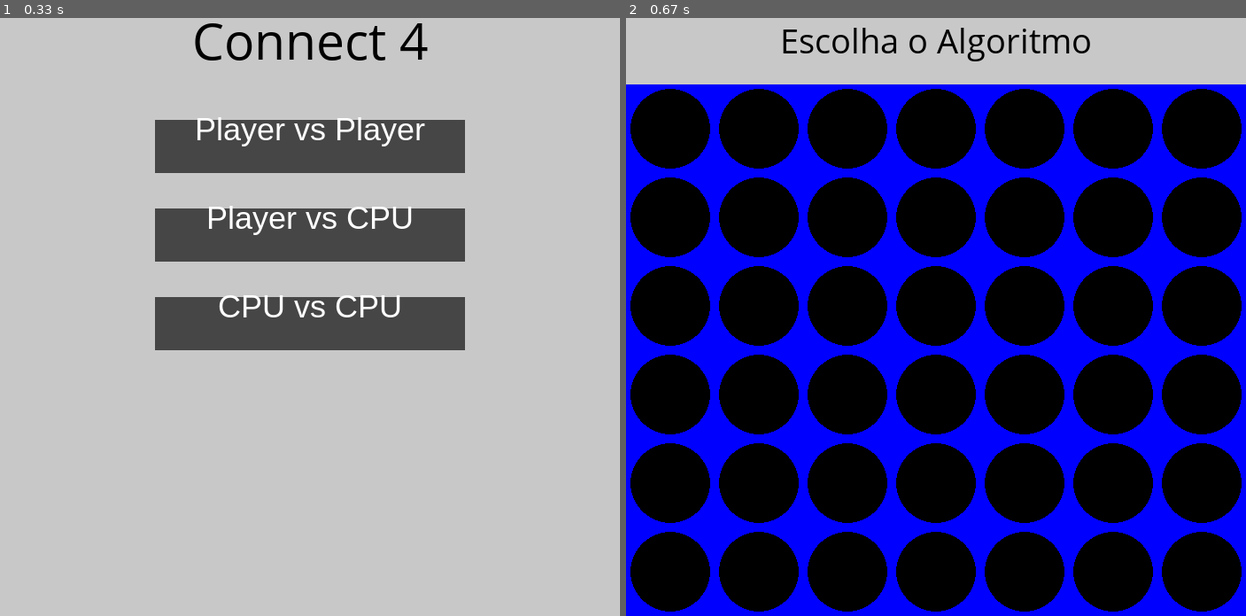
Above: before the commit, frames 1-2 (left to right).
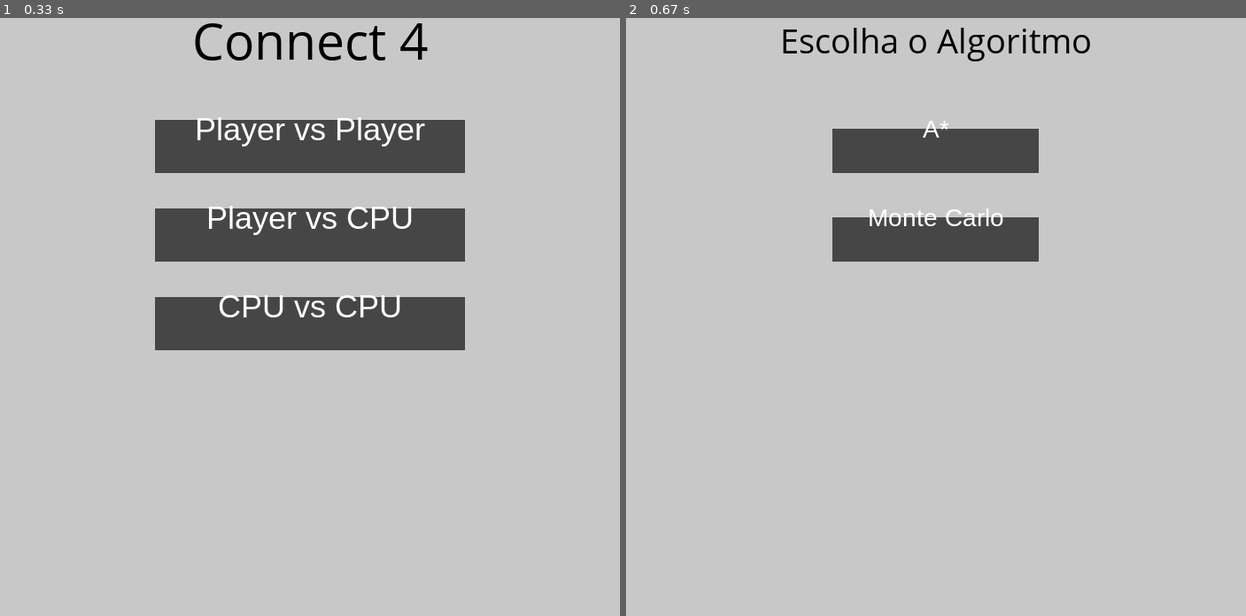
Above: after the commit, the same moments.

Repository: alexsousa024/Connect4
Game: pygame game, started from Jogo_Estruturado/interface.py
Two runs of this game, one before a commit and one after it. Both use one fixed random seed, a clock stepped at 60 frames per second and the inputs below.
Inputs (mouse positions are in pixels of both pictures, inside the frame that each line leads up to):
- Up to frame 1 (0.33 s): no input
- Up to frame 2 (0.67 s): click (936, 233) at 0.38 s

Frame 1 is identical in both runs. In frame 2, 89% of the frame differs, in the area x 0-100%, y 11-100%.

Commit message:
Update interface.py

Diff:
--- a/Jogo_Estruturado/interface.py
+++ b/Jogo_Estruturado/interface.py
@@ -76,8 +76,27 @@
 
 
     def menu_screen(self):
+
+        running = True
+        mode_rects = self.draw_menu(screen)
+
+        while running:
+            for event in pygame.event.get():
+                if event.type == pygame.QUIT:
+                    running = False
+                    sys.exit()
+                elif event.type == pygame.MOUSEBUTTONDOWN:
+                    x, y = event.pos
+                    for i, rect in enumerate(mode_rects):
+                        if rect.collidepoint(x, y):
+                            return i  # Retorna o índice do modo selecionado
+
+
+            pygame.display.update()
+
+    def algorithm_screen(self):
             running = True
-            mode_rects = self.draw_menu(screen)
+            mode_rects = self.draw_algorithm_menu(screen)
 
             while running:
                 for event in pygame.event.get():
@@ -91,8 +110,6 @@
                                 return i  # Retorna o índice do modo selecionado
 
                 pygame.display.update()
-
-
     def draw_algorithm_menu(self, screen):
         screen.fill((200, 200, 200))  # Fundo
 
@@ -124,6 +141,7 @@
             screen.blit(text, text_rect)
 
         pygame.display.update()
+
         return algorithm_rects
 
 
@@ -135,11 +153,15 @@
 
 # No início do seu script, após inicializar o Pygame
 Inicio = Menu()
+
 mode_index = Inicio.menu_screen()
+
 a_star = Heuristica_AStar()
 
+Mcts = monte_carlo_tree_search();
+
 if mode_index == 1 or mode_index == 2:
-    algorithm_index = Inicio.draw_algorithm_menu(screen)  #
+    algorithm_index = Inicio.algorithm_screen()
 
 # Main game loop
 
@@ -172,6 +194,9 @@
             else:  # Turno da CPU
                 if algorithm_index == 0:
                     col2 = a_star.astar_algorithm(board, 2)
+                elif algorithm_index == 1:
+                    current_state = Node(board,2)
+                    col2 = Mcts.mcts(current_state, simulations = 100)
                 if board.drop_pieces(2, col2):
                     if board.win(2):
                         print("CPU wins!")
@@ -207,7 +232,6 @@
 pygame.quit()
 
 
-
 pygame.time.wait(3000)  # Espera um pouco antes de fechar o jogo
 
 
